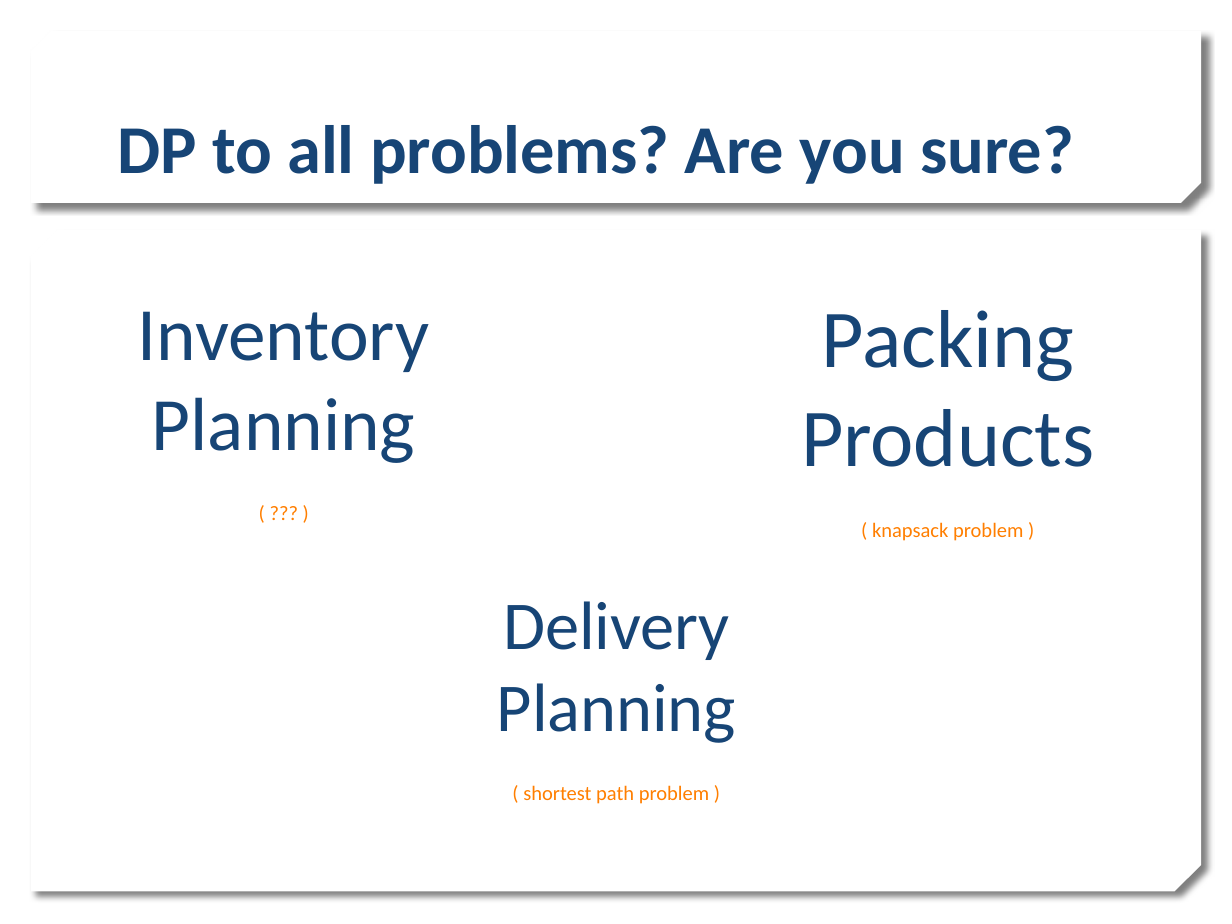
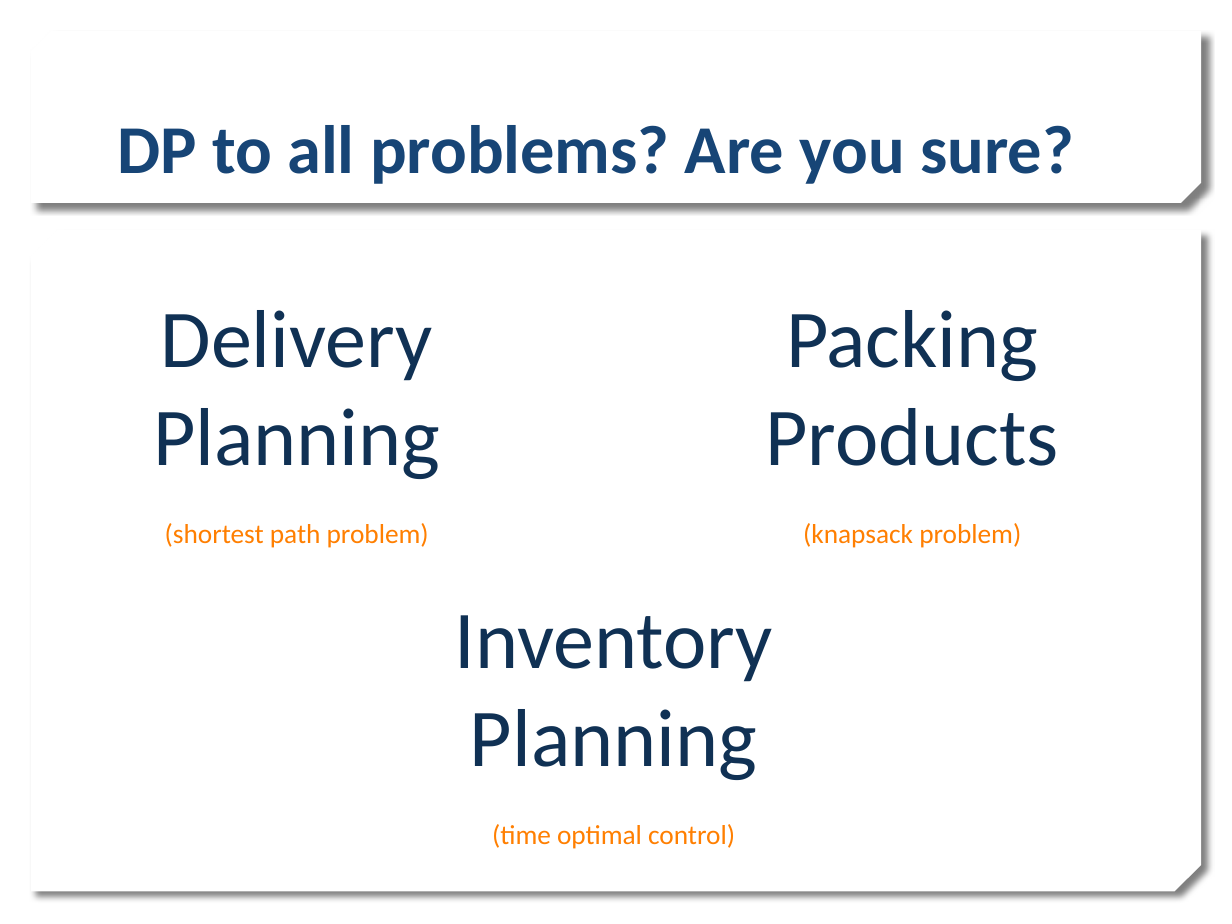
Before and after one commit to rirypheng/dynamic-programming, a slide deck: slide 6 of DP - Warehouse Problem.pptx. Drawn at 1232x924 pixels with LibreOffice and Linux fonts; fonts in the diff are those of the drawing; background and template pictures are left out. Boxes give left, top, right and bottom in pixels: in the first picture for what was removed or moved away, otherwise in the second. Text is boxed around its words. In the diff, an @@ line names an element or a change of style, - is before the commit and + after.

```diff
--- a/DP - Warehouse Problem.pptx
+++ b/DP - Warehouse Problem.pptx
@@ text "Delivery Planning": place and size @@
-text "Delivery Planning" at <box>497,601,736,804</box>
+text "Delivery Planning" at <box>153,310,440,548</box>
@@ text "Packing Products": place and size @@
-text "Packing Products" at <box>801,310,1094,541</box>
+text "Packing Products" at <box>765,310,1058,548</box>
@@ text at <box>153,310,440,479</box>: size 40 to 48 pt, text colour #174576 to #103154 in "Delivery Planning" @@
@@ text at <box>765,310,1058,466</box>: text colour #174576 to #103154 in "Packing Products" @@
@@ text at <box>165,523,429,548</box>: text changed; size 12 to 16 pt @@
-( shortest path problem )
+(shortest path problem)
@@ text at <box>803,523,1021,548</box>: text changed; size 12 to 16 pt @@
-( knapsack problem )
+(knapsack problem)
@@ text "Inventory Planning": place and size @@
-text "Inventory Planning" at <box>138,311,430,463</box>
+text "Inventory Planning" at <box>455,615,773,849</box>
@@ text at <box>455,615,773,780</box>: size 44 to 48 pt, text colour #174576 to #103154 in "Inventory Planning" @@
@@ text at <box>492,824,735,849</box>: text changed; size 12 to 16 pt @@
-( ??? )
+(time optimal control)
```
Also in this commit, not shown: 1 other slide changed, 2 slides removed.
